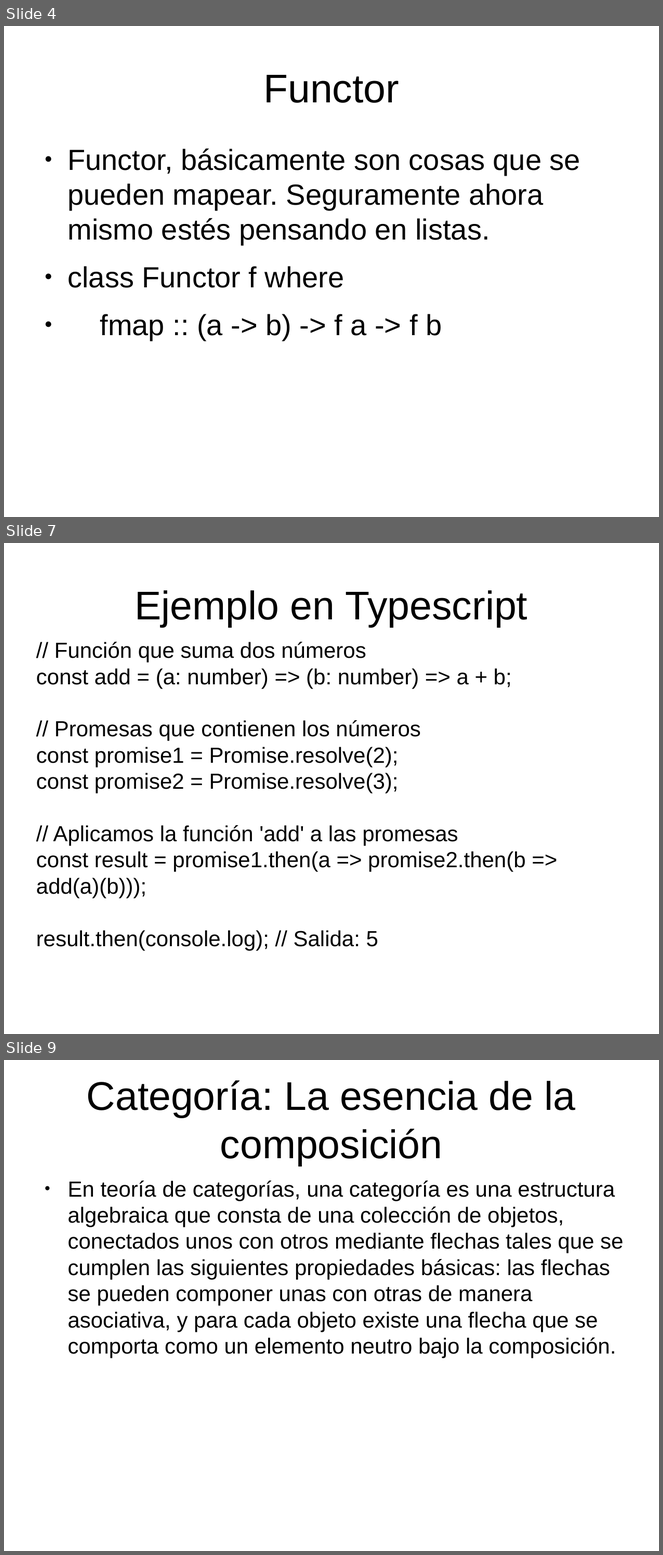
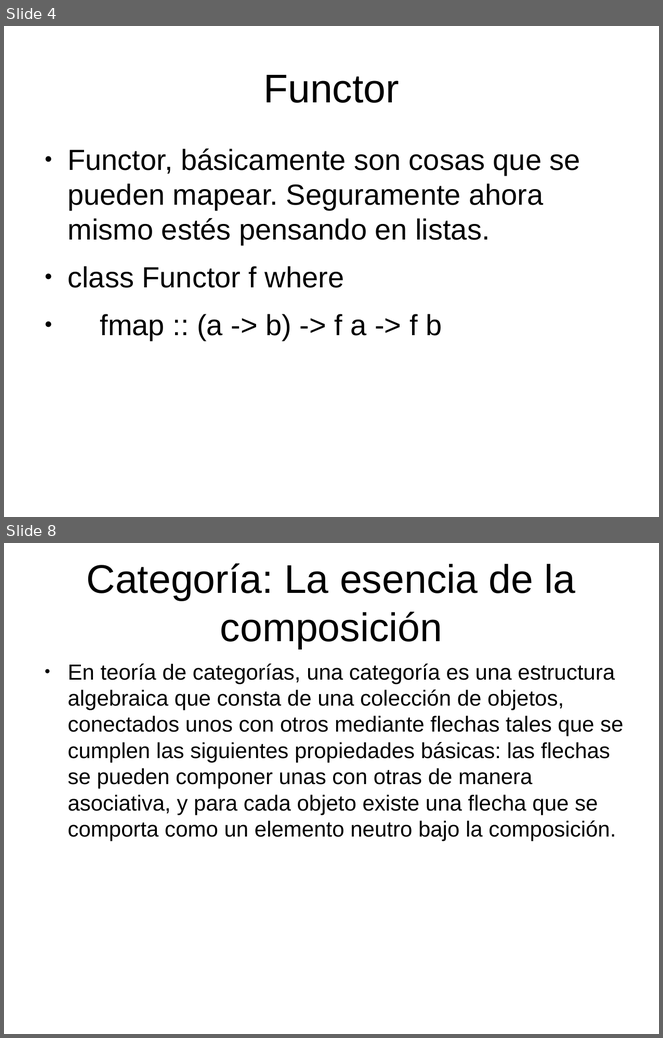
Before and after one commit to totis023/paradigmaUAP2025, a slide deck: funcional/clase5.pptx. Shown one above the other, each under a label of ours: slides 4, 7 and 9 before the commit, slides 4 and 8 after it; the slides between them are not shown. The pictures are 663x1555 and 663x1038 pixels, drawn with LibreOffice and Linux fonts; fonts in the diff are those of the drawing; background and template pictures are left out. Boxes give left, top, right and bottom in pixels: in the first picture for what was removed or moved away, otherwise in the second. Text is boxed around its words. In the diff, an @@ line names an element or a change of style, - is before the commit and + after.

```diff
--- a/funcional/clase5.pptx
+++ b/funcional/clase5.pptx
@@ slide 7 removed at bbox=[4, 543, 659, 1034], background picture (left out) @@
@@ title removed at bbox=[135, 590, 528, 627] @@
-Ejemplo en Typescript
@@ text removed at bbox=[36, 642, 526, 951] @@
-// Función que suma dos números
-const add = (a: number) => (b: number) => a + b;
-// Promesas que contienen los números
-const promise1 = Promise.resolve(2);
-const promise2 = Promise.resolve(3);
-// Aplicamos la función 'add' a las promesas
-const result = promise1.then(a => promise2.then(b => add(a)(b)));
-result.then(console.log); // Salida: 5
@@ what was slide 9 is now slide 8 @@
```
Also in this commit, not shown: 4 slides changed, 4 slides added, 6 other slides removed, 1 other file.
